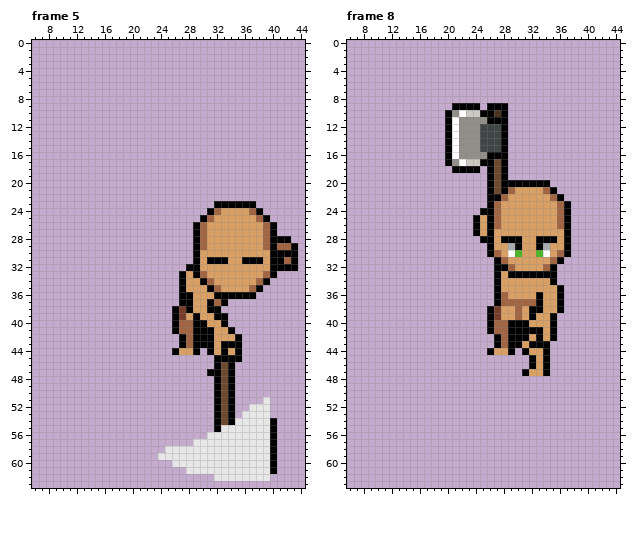
Edited in one commit: pixel-art file (assets/sprites/player/Slice_Base/Slice_Down.aseprite). That is the earlier state.
64x64 pixels, 8 frames. Colours within 5 levels of each other are drawn and written as one. Shown: frame 5: x 6..44, y 0..63; frame 8: x 6..44, y 0..63. The commit also changed other frames, which this record leaves out.
Once edited:
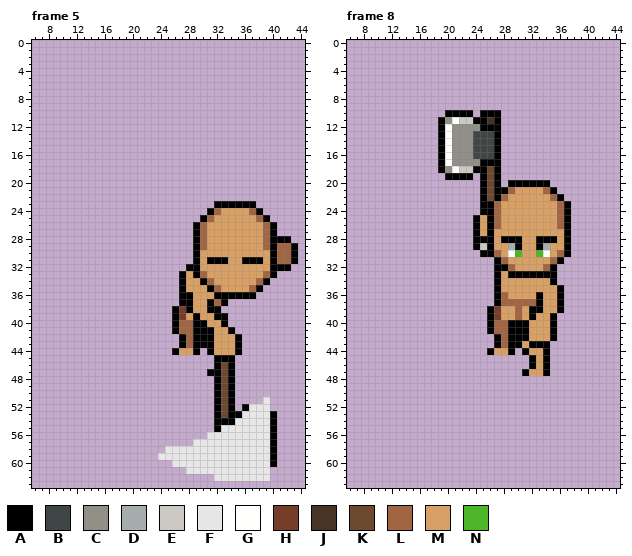
Palette (. is transparent): A #000000  B #404545  C #928f88  D #a7acae  E #ccc9c2  F #e7e7e7  G #fffffe  H #763d2b  J #483425  K #6c492f  L #a26543  M #d9a066  N #4cb528
The exact change:
Frame 5, layers "Layer 2", "Layer 4":
Colour A is added in row 52 at x 36; in row 53 at x 35 and 40.
Colour A replaces colour K in row 54 at x 33.
Colour L replaces colour A in row 30 at x 41 to 42; in row 31 at x 41.
Colour M replaces colour A in row 43 at x 33 to 34; in row 44 at x 33.
The edit erases colour A in row 32 at x 43; in row 45 at x 35; in row 61 at x 40.
Frame 8, layers "Layer 2", "Layer 4":
Colour A is added in rows 11 to 17 at x 19; in row 18 at x 19 and 25; in row 19 at x 20 to 23 and 25; in rows 20 to 23 at x 25; in rows 28 to 29 at x 24; in row 30 at x 25.
Colour A replaces colour B in row 12 at x 25 to 27; in rows 13 to 15 at x 27.
Colour A replaces colour C in row 10 at x 21; in row 11 at x 24 to 25.
Colour A replaces colour E in row 10 at x 23.
Colour A replaces colour G in row 10 at x 22.
Colour A replaces colour J in row 10 at x 27.
Colour A replaces colour K in rows 17 to 21 at x 27.
Colour B replaces colour A in row 16 at x 26.
Colour B replaces colour C in rows 13 to 15 at x 24; in row 16 at x 24 to 25.
Colour C is added in row 18 at x 20.
Colour C replaces colour A in row 11 at x 20.
Colour C replaces colour E in row 17 at x 23 to 24.
Colour C replaces colour G in rows 12 to 16 at x 21; in row 17 at x 22.
Colour E is added in row 29 at x 25.
Colour E replaces colour A in row 18 at x 22 to 23.
Colour E replaces colour C in row 11 at x 22 to 23.
Colour G replaces colour A in rows 12 to 17 at x 20; in row 18 at x 21.
Colour J replaces colour A in row 11 at x 26.
Colour K replaces colour A in rows 18 to 22 at x 26.
Colour M replaces colour A in row 41 at x 32 to 33; in row 42 at x 33.
The edit erases colour A in row 9 at x 21 to 24 and 26 to 28; in rows 10 to 20 at x 28.
The edit erases colour E in row 10 at x 24.
